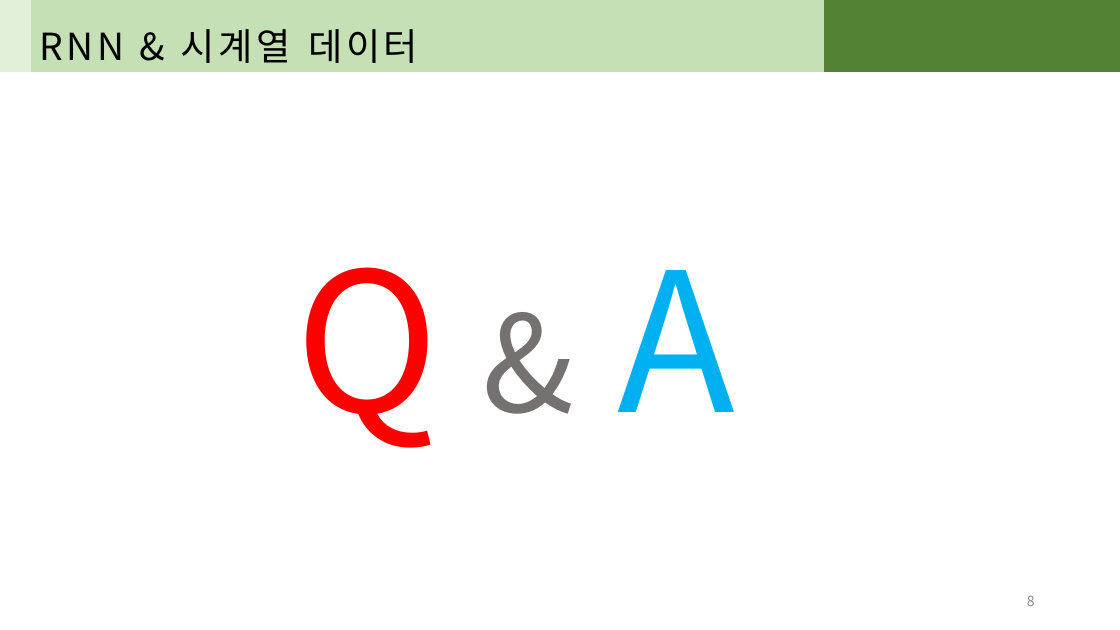
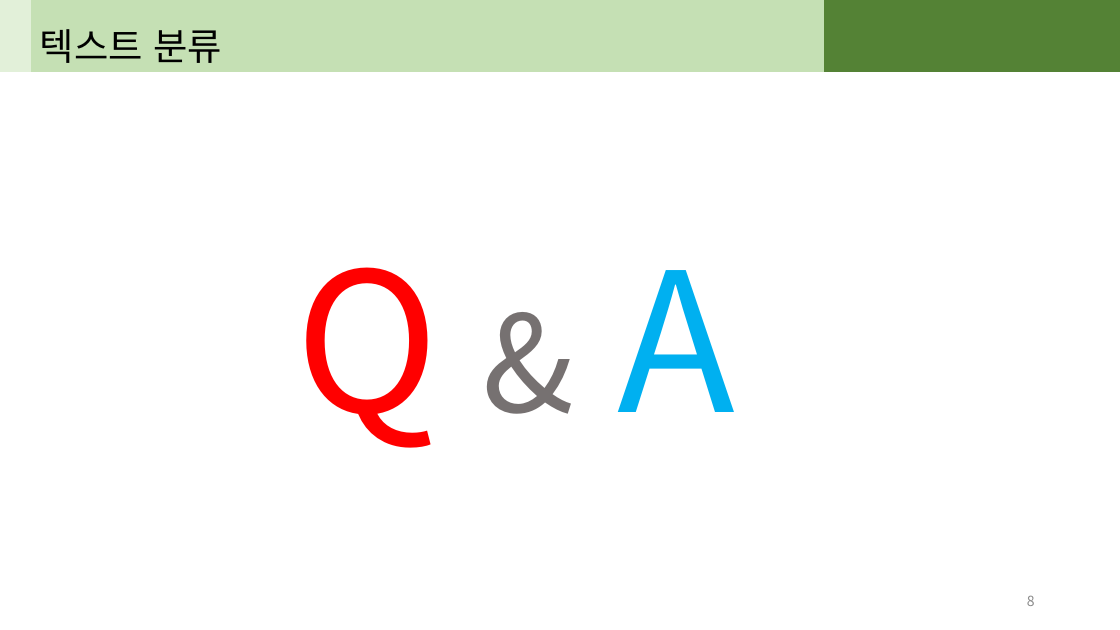
Before and after one commit to john3205/TPDL-20, a slide deck: slide 8 of PPT/06) 4일차-텍스트 분류의 개념 및 구조.pptx. Drawn at 1120x630 pixels with LibreOffice and Linux fonts; fonts in the diff are those of the drawing. Boxes give left, top, right and bottom in pixels: in the first picture for what was removed or moved away, otherwise in the second. Text is boxed around its words. In the diff, an @@ line names an element or a change of style, - is before the commit and + after.

```diff
--- a/PPT/06) 4일차-텍스트 분류의 개념 및 구조.pptx
+++ b/PPT/06) 4일차-텍스트 분류의 개념 및 구조.pptx
@@ text in rectangle at [40, 29, 222, 63]: text changed @@
-RNN & 시계열 데이터
+텍스트 분류
```
Also in this commit, not shown: 1 other slide changed, 4 slides added, 6 other files.
